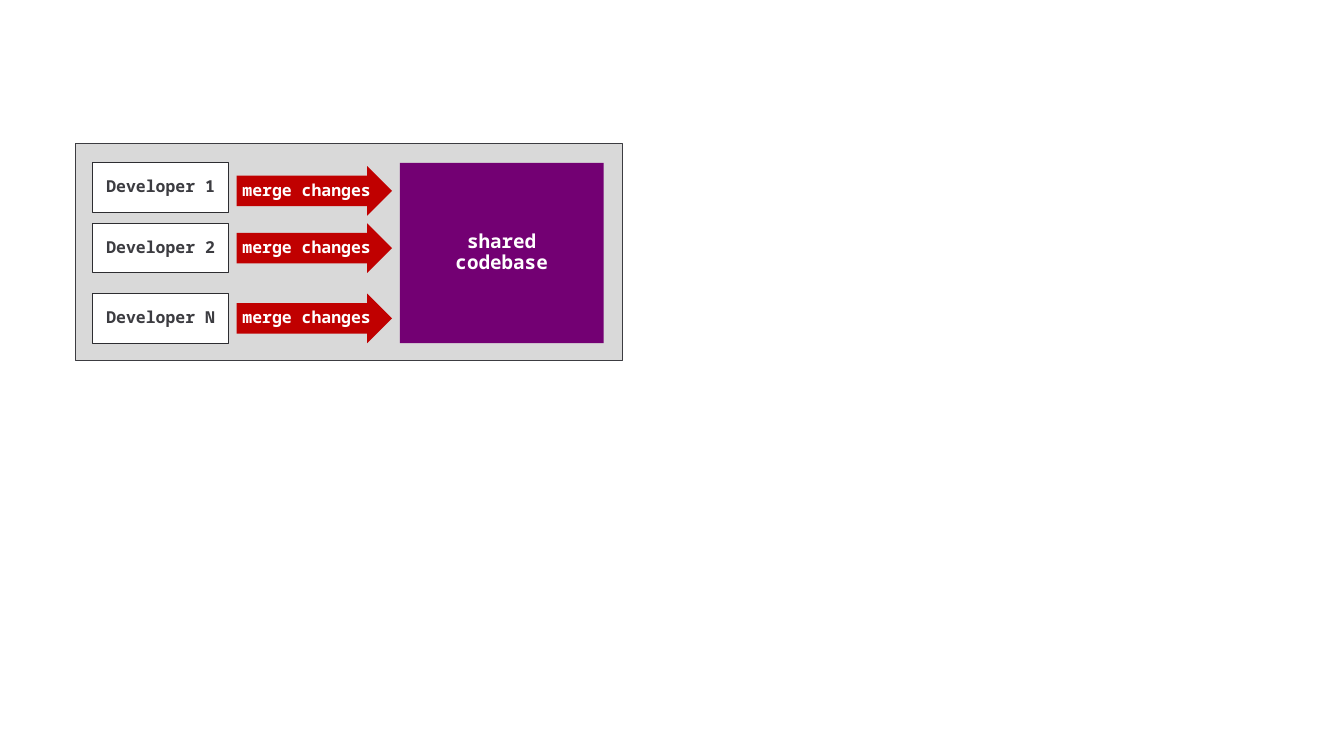
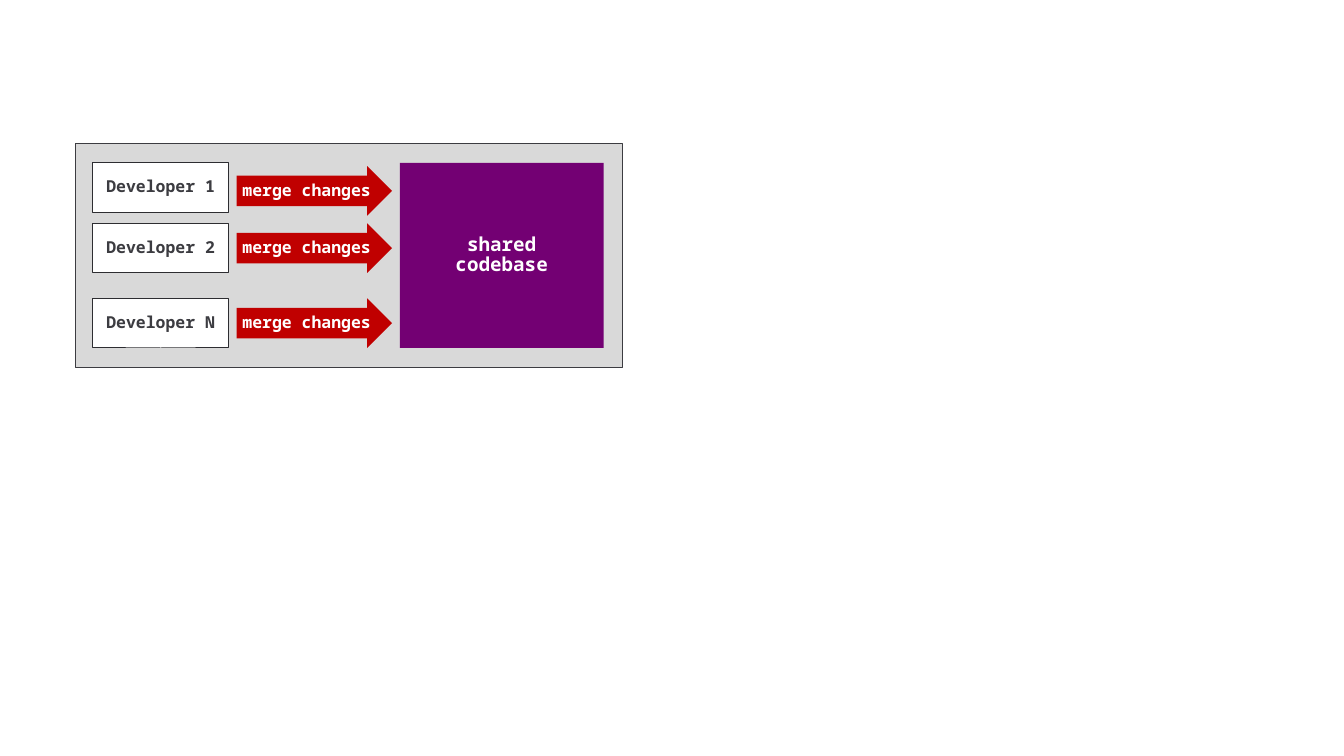
Before and after one commit to FabricDevCamp/fabric-cicd-whitepaper, a slide deck: slide 2 of pptx/Part 1 - Overview of Fabric CICD.pptx. Drawn at 1344x756 pixels with LibreOffice and Linux fonts; fonts in the diff are those of the drawing. Boxes give left, top, right and bottom in pixels: in the first picture for what was removed or moved away, otherwise in the second. Text is boxed around its words. In the diff, an @@ line names an element or a change of style, - is before the commit and + after.

```diff
--- a/pptx/Part 1 - Overview of Fabric CICD.pptx
+++ b/pptx/Part 1 - Overview of Fabric CICD.pptx
@@ rectangle resized from (x1=75, y1=143, x2=623, y2=361) to (x1=75, y1=143, x2=623, y2=367) @@
@@ rectangle "shared" resized from (x1=400, y1=163, x2=604, y2=344) to (x1=400, y1=163, x2=604, y2=348) @@
@@ rectangle "Developer N" moved from (x1=93, y1=294, x2=229, y2=343) to (x1=93, y1=298, x2=229, y2=348) @@
@@ right arrow "merge changes" moved from (x1=236, y1=294, x2=391, y2=343) to (x1=236, y1=298, x2=391, y2=348) @@
```
Also in this commit, not shown: 9 other slides changed, 31 slides added, 7 slides removed, 5 other files.
